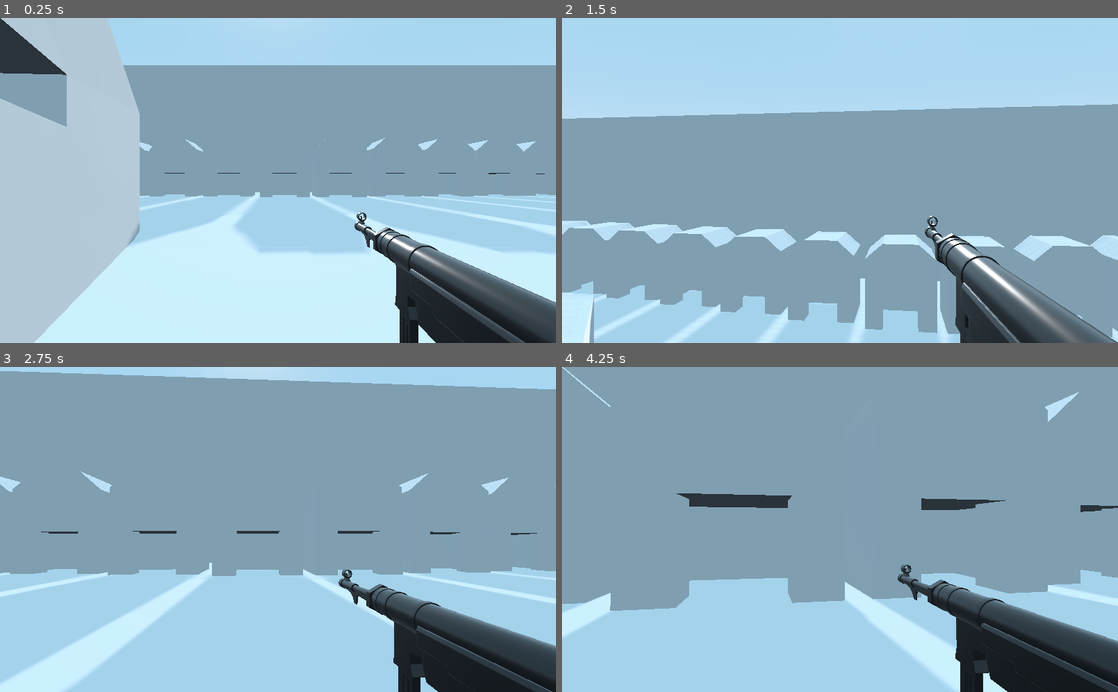
Above: before the commit, frames 1-4 (two rows, left to right).
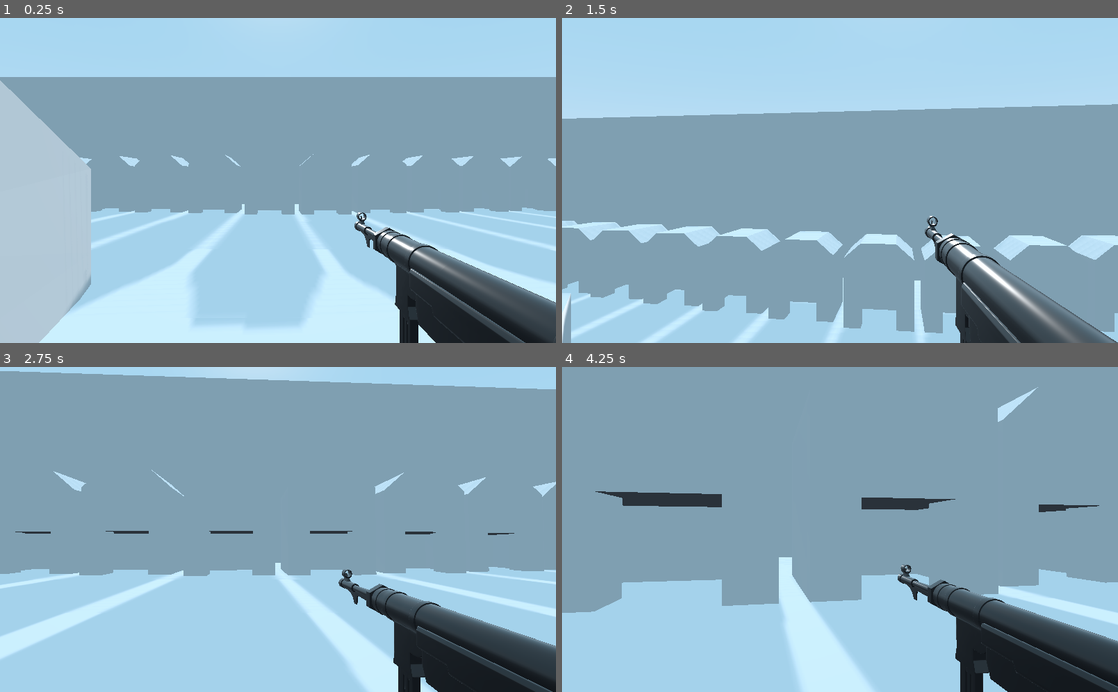
Above: after the commit, the same moments.

Repository: mogilyoy/wb_ozn_fight
Game: Godot game, scene res://Scens/Сцена нищих тестов.tscn
The game is run twice, just before and just after one commit, with the same random seed, the same clock (stepped at 60 frames per second) and the same inputs. This scene is started directly instead of the project's main scene.
Inputs (mouse positions are in pixels of both pictures, inside the frame that each line leads up to):
- Up to frame 1 (0.25 s): no input
- Up to frame 2 (1.5 s): move the mouse to (867, 180) at 0.52 s; hold W (move_forward) from 0.53 s (still down); click (867, 180) at 0.6 s; tap Space (jump) at 0.77 s; move the mouse to (812, 180) at 1.27 s; right-click (812, 180) at 1.35 s
- Up to frame 3 (2.75 s): keep holding W (move_forward); tap Space (jump) at 1.52 s; click (250, 529) at 1.55 s; move the mouse to (289, 523) at 2.02 s; click (289, 523) at 2.1 s
- Up to frame 4 (4.25 s): keep holding W (move_forward); move the mouse to (834, 536) at 2.77 s; tap Shift (speed) at 2.85 s; tap Space (jump) at 3.02, 3.77 s; click (834, 536) at 3.05 s; move the mouse to (878, 532) at 3.52 s; click (878, 532) at 3.6 s; tap R (reload) at 4.15 s

The runs differ from the first frame. In frame 1, 26% of the frame differs, in the area x 0-100%, y 0-100%; in frame 2, 7.5%; in frame 3, 10%; in frame 4, 12%.

Commit message:
отрисованы часть столкновний на сцене нищих
две стены и два погога

Diff:
--- a/Game Client/Scens/Сцена нищих тестов.tscn
+++ b/Game Client/Scens/Сцена нищих тестов.tscn
@@ -13,6 +13,8 @@
 [sub_resource type="SphereShape" id=4]
 
 [sub_resource type="SphereMesh" id=5]
+
+[sub_resource type="BoxShape" id=6]
 
 [node name="Spatial" type="Spatial"]
 transform = Transform( 1.05968, 0, 0, 0, 1.05968, 0, 0, 0, 1.05968, 0, 0, 0 )
@@ -44,7 +46,7 @@
 transform = Transform( 1, 0, 0, 0, 0.0429045, 0.999079, 0, -0.999079, 0.0429045, -1.84106, 0.414141, 2.92254 )
 
 [node name="KinematicBody" parent="." instance=ExtResource( 1 )]
-transform = Transform( 0.605947, 0, 0, 0, 0.605947, 0, 0, 0, 0.605947, -2.73369, 0.0297093, -2.36014 )
+transform = Transform( 0.605947, 0, 0, 0, 0.605947, 0, 0, 0, 0.605947, -1.02599, 5.51399, -2.36014 )
 
 [node name="BadGuy" parent="." instance=ExtResource( 2 )]
 transform = Transform( 0.750457, 0, 0, 0, 0.750457, 0, 0, 0, 0.750457, 2.39649, 0.0297196, 2.91625 )
@@ -105,3 +107,37 @@
 
 [node name="MAP" parent="." instance=ExtResource( 3 )]
 transform = Transform( 1, 0, 0, 0, 1, 0, 0, 0, 1, 0.943681, 0.0943681, 2.92541 )
+
+[node name="StaticBody" type="StaticBody" parent="MAP"]
+
+[node name="CollisionShape" type="CollisionShape" parent="MAP/StaticBody"]
+transform = Transform( 0.401793, 0, 11.6951, 0, 2.89731, 0, -0.780518, 0, 6.03673, 26.1583, 1.09499, 36.4917 )
+shape = SubResource( 6 )
+
+[node name="CollisionShape3" type="CollisionShape" parent="MAP/StaticBody"]
+transform = Transform( 0.400092, 0, -11.7215, 0, 2.89731, 0, 0.781391, 0, 5.9854, -26.1219, 1.09499, 36.4917 )
+shape = SubResource( 6 )
+
+[node name="CollisionShape5" type="CollisionShape" parent="MAP/StaticBody"]
+transform = Transform( 0.857376, 0, -11.6956, 0, 0.445978, 0, 1.66131, 0, 6.03591, -25.6992, 0.755011, 32.9029 )
+shape = SubResource( 6 )
+
+[node name="CollisionShape8" type="CollisionShape" parent="MAP/StaticBody"]
+transform = Transform( 0.817846, 0, 11.8351, 0, 0.445978, 0, -1.68112, 0, 5.75762, 25.815, 0.755011, 33.006 )
+shape = SubResource( 6 )
+
+[node name="CollisionShape6" type="CollisionShape" parent="MAP/StaticBody"]
+transform = Transform( 1.71154, 0, -3.80802, 0, 0.445978, 0, 0.752111, 0, 8.66569, -11.1841, 0.755011, 18.153 )
+shape = SubResource( 6 )
+
+[node name="CollisionShape7" type="CollisionShape" parent="MAP/StaticBody"]
+transform = Transform( 1.71071, 0, 3.81757, 0, 0.445978, 0, -0.753998, 0, 8.66149, 11.491, 0.755011, 18.9235 )
+shape = SubResource( 6 )
+
+[node name="CollisionShape2" type="CollisionShape" parent="MAP/StaticBody"]
+transform = Transform( 0.692919, 0, 4.67685, 0, 3.29298, 0, -0.315521, 0, 10.487, 10.691, 1.19507, 21.3955 )
+shape = SubResource( 6 )
+
+[node name="CollisionShape4" type="CollisionShape" parent="MAP/StaticBody"]
+transform = Transform( 0.693448, 0, -4.82233, 0, 3.29298, 0, 0.314356, 0, 10.4209, -10.825, 1.19507, 21.3955 )
+shape = SubResource( 6 )
--- a/Game Client/Scripts/Player1_test.gd
+++ b/Game Client/Scripts/Player1_test.gd
@@ -100,14 +100,14 @@
 	else:
 		camera.fov = lerp(camera.fov, fv['Default'], ADS_LERP * delta)
 	if Input.is_action_just_pressed("shoot"):
-		if mag > 0:
-			if raycast.is_colliding():
-				var body = raycast.get_collider()
-				if body.is_in_group('Enemy'):
-					body.health -= damage
-					mag -= 1
-				#animation.stop()
-				gun.GunAnimation()
+		#if mag > 0:
+		if raycast.is_colliding():
+			var body = raycast.get_collider()
+			if body.is_in_group('Enemy'):
+				body.health -= damage
+				mag -= 1
+			#animation.stop()
+			gun.GunAnimation()
 		camera.rotation_degrees.x = lerp(camera.rotation_degrees.x, camera.rotation_degrees.x + rand_range(1, 3), rand_range(7,10)*delta)
 		chel.rotation_degrees.y = lerp(chel.rotation_degrees.y, chel.rotation_degrees.y + rand_range(1,2), rand_range(2,3)*delta)
 
--- a/Game Client/Scripts/ПУШКА.gd
+++ b/Game Client/Scripts/ПУШКА.gd
@@ -28,6 +28,9 @@
 	else:
 		transform.origin = transform.origin.linear_interpolate(default_positon, ADS_LERP * delta)
 
+	if Input.is_action_just_pressed("reload"):
+		mag = 30
+
 	if Input.is_action_pressed("move_forward"):
 		if animation.is_playing():
 			pass
@@ -39,8 +42,6 @@
 		else:
 			animation.stop()
 
-	if Input.is_action_just_pressed("reload"):
-		mag = 30
 
 func GunAnimation():
 	animation.stop()
Not shown: 1 places in Game Client/Scens/Сцена нищих тестов.tscn that only renumber resources
Renamed: Game Client/Scens/Hand.gd -> Game Client/Scripts/Hand.gd
